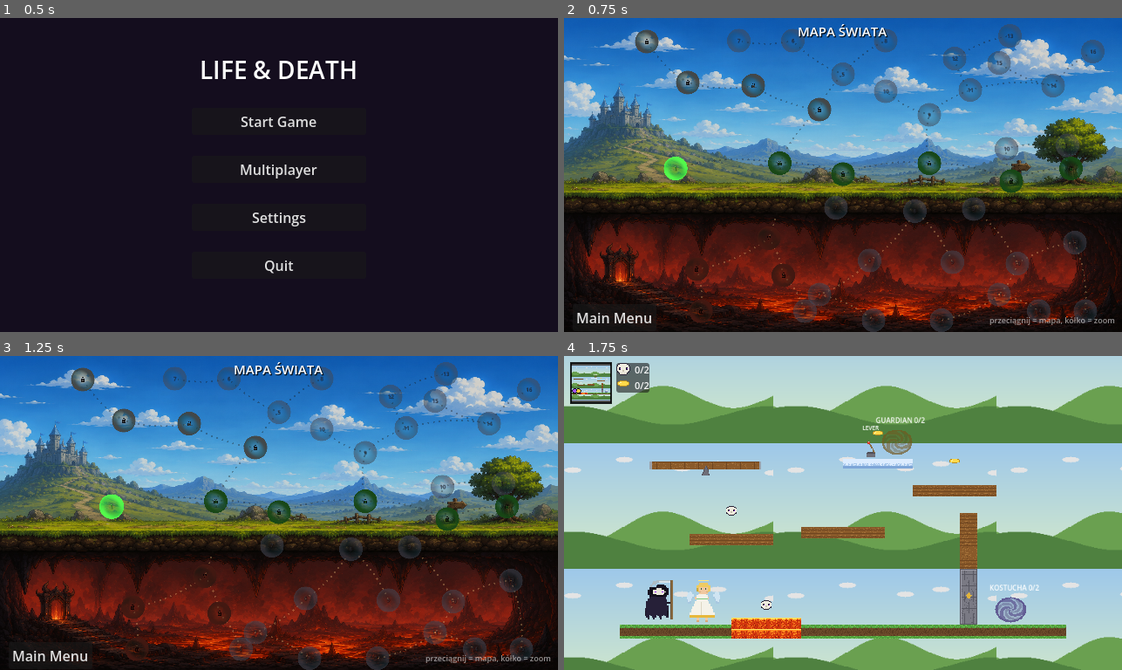
Above: before the commit, frames 1-4 (two rows, left to right).
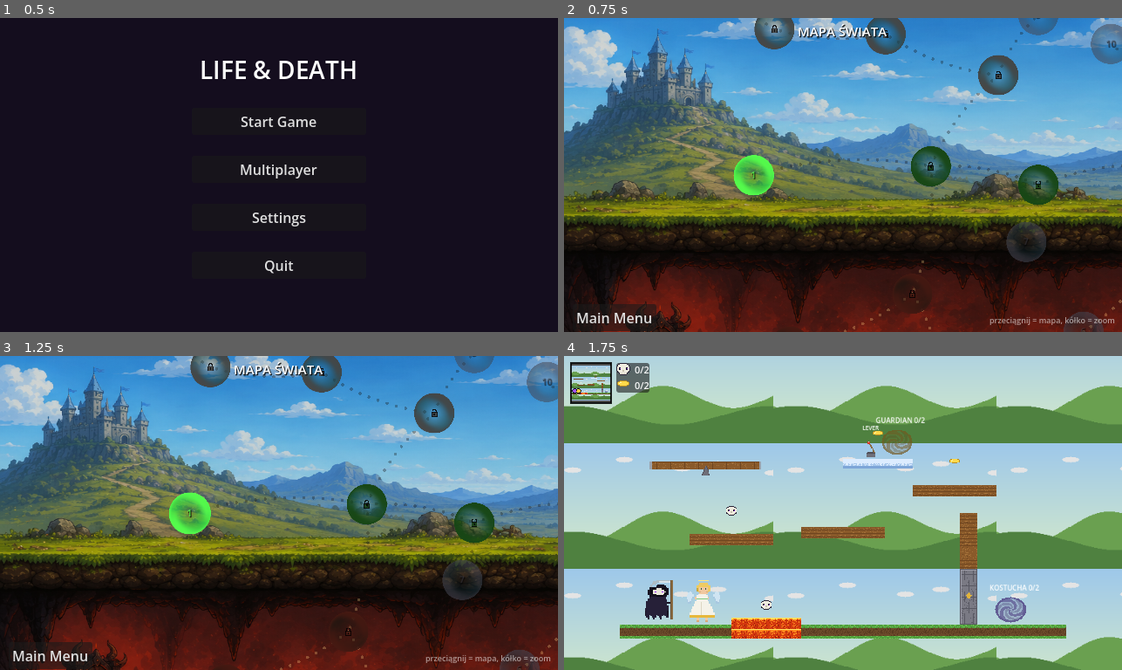
Above: after the commit, the same moments.

Repository: mionsek/life-death
Game: Godot game, scene res://scenes/ui/MainMenu.tscn
The game is run twice, just before and just after one commit, with the same random seed, the same clock (stepped at 60 frames per second) and the same inputs.
Inputs:
- Up to frame 1 (0.5 s): no input
- Up to frame 2 (0.75 s): click "Start Game" at 0.5 s
- Up to frame 3 (1.25 s): no input
- Up to frame 4 (1.75 s): click "1" at 1.25 s

Frame 1 is identical in both runs. In frame 2, 84% of the frame differs, in the area x 0-100%, y 0-100%; in frame 3, 84%; in frame 4, nothing differs.

Commit message:
feat: phone-friendly map navigation — closer default zoom and pinch-to-zoom
- Default map zoom raised to 0.85 (bubbles ~50px on screen — comfortable
  thumb targets); the view still opens centered on the next level and can
  zoom out to the 0.5 full-map overview.
- Touch controls: one-finger drag pans, two-finger pinch zooms around the
  midpoint. Mouse emulation is ignored while real touches are active so
  input is never applied twice on mobile.

Co-Authored-By: Claude Opus 4.8 <noreply@anthropic.com>

Diff:
--- a/game/scripts/ui/level_select.gd
+++ b/game/scripts/ui/level_select.gd
@@ -31,8 +31,12 @@
 const TINT_PLANNED := Color(0.28, 0.28, 0.33, 0.55)
 
 var _canvas: Control
-var _zoom: float = 0.5
+# Starts zoomed-in enough for comfortable finger navigation on a phone;
+# pinch (or mouse wheel) zooms out to the 0.5 full-map overview.
+var _zoom: float = 0.85
 var _dragging: bool = false
+# Active touch points (index -> position) for one-finger pan / two-finger pinch.
+var _touches: Dictionary = {}
 # Runtime-densified copy of the bubble art (the source is very translucent).
 var _bubble_tex: Texture2D
 
@@ -178,16 +182,40 @@
 
 # ---------------------------------------------------------- pan & zoom ------
 
-# Drag to pan; mouse wheel to zoom around the cursor.
+# Touch: one finger pans, two fingers pinch-zoom.
+# Mouse (desktop): drag pans, wheel zooms around the cursor.
 func _gui_input(event: InputEvent) -> void:
-	if event is InputEventMouseButton:
+	if event is InputEventScreenTouch:
+		if event.pressed:
+			_touches[event.index] = event.position
+		else:
+			_touches.erase(event.index)
+	elif event is InputEventScreenDrag:
+		if _touches.size() >= 2 and _touches.has(event.index):
+			# pinch: zoom by the change of distance to the other finger
+			var other_index := -1
+			for idx in _touches.keys():
+				if idx != event.index:
+					other_index = idx
+					break
+			var other: Vector2 = _touches[other_index]
+			var old_dist: float = _touches[event.index].distance_to(other)
+			var new_dist: float = event.position.distance_to(other)
+			_touches[event.index] = event.position
+			if old_dist > 1.0:
+				_apply_zoom(new_dist / old_dist, (event.position + other) / 2.0)
+		elif _touches.has(event.index):
+			_touches[event.index] = event.position
+			_canvas.position += event.relative
+			_clamp_canvas()
+	elif event is InputEventMouseButton and _touches.is_empty():
 		if event.button_index == MOUSE_BUTTON_LEFT:
 			_dragging = event.pressed
 		elif event.pressed and event.button_index == MOUSE_BUTTON_WHEEL_UP:
 			_apply_zoom(1.1, event.position)
 		elif event.pressed and event.button_index == MOUSE_BUTTON_WHEEL_DOWN:
 			_apply_zoom(1.0 / 1.1, event.position)
-	elif event is InputEventMouseMotion and _dragging:
+	elif event is InputEventMouseMotion and _dragging and _touches.is_empty():
 		_canvas.position += event.relative
 		_clamp_canvas()
 
